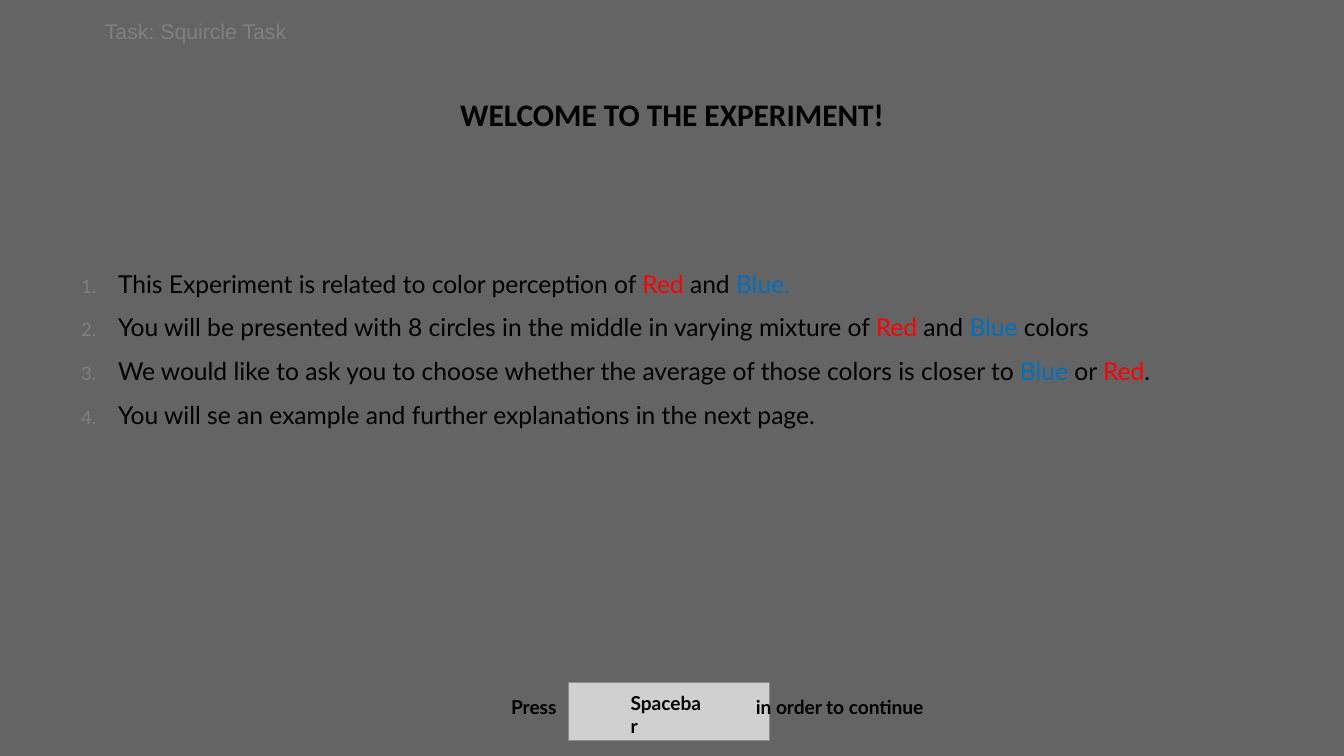
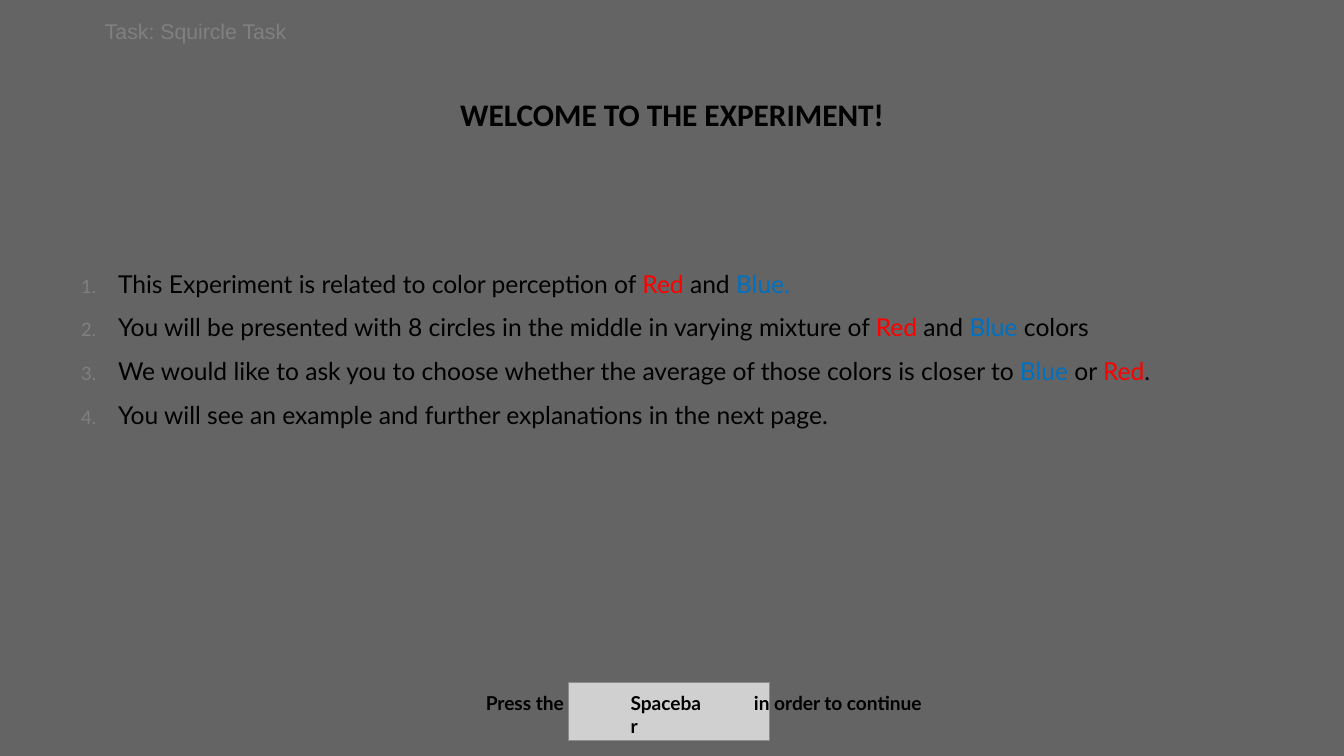
Before and after one commit to Ibrahim-V-Arslan/MT_Sequential_Effects, a slide deck: slide 1 of Squircle experiment/Instructions/Instruction Creator.pptx. Drawn at 1344x756 pixels with LibreOffice and Linux fonts; fonts in the diff are those of the drawing; grey boxes stand for pictures. Boxes give left, top, right and bottom in pixels: in the first picture for what was removed or moved away, otherwise in the second. Text is boxed around its words. In the diff, an @@ line names an element or a change of style, - is before the commit and + after.

```diff
--- a/Squircle experiment/Instructions/Instruction Creator.pptx
+++ b/Squircle experiment/Instructions/Instruction Creator.pptx
@@ text at box(118, 406, 827, 429): text changed @@
-4. You will se an example and further explanations in the next page.
+4. You will see an example and further explanations in the next page.
@@ text at box(486, 693, 922, 714): text changed @@
-Press in order to continue
+Press the in order to continue
```
Also in this commit, not shown: 4 other slides changed, 1 slide added, 50 other files.
